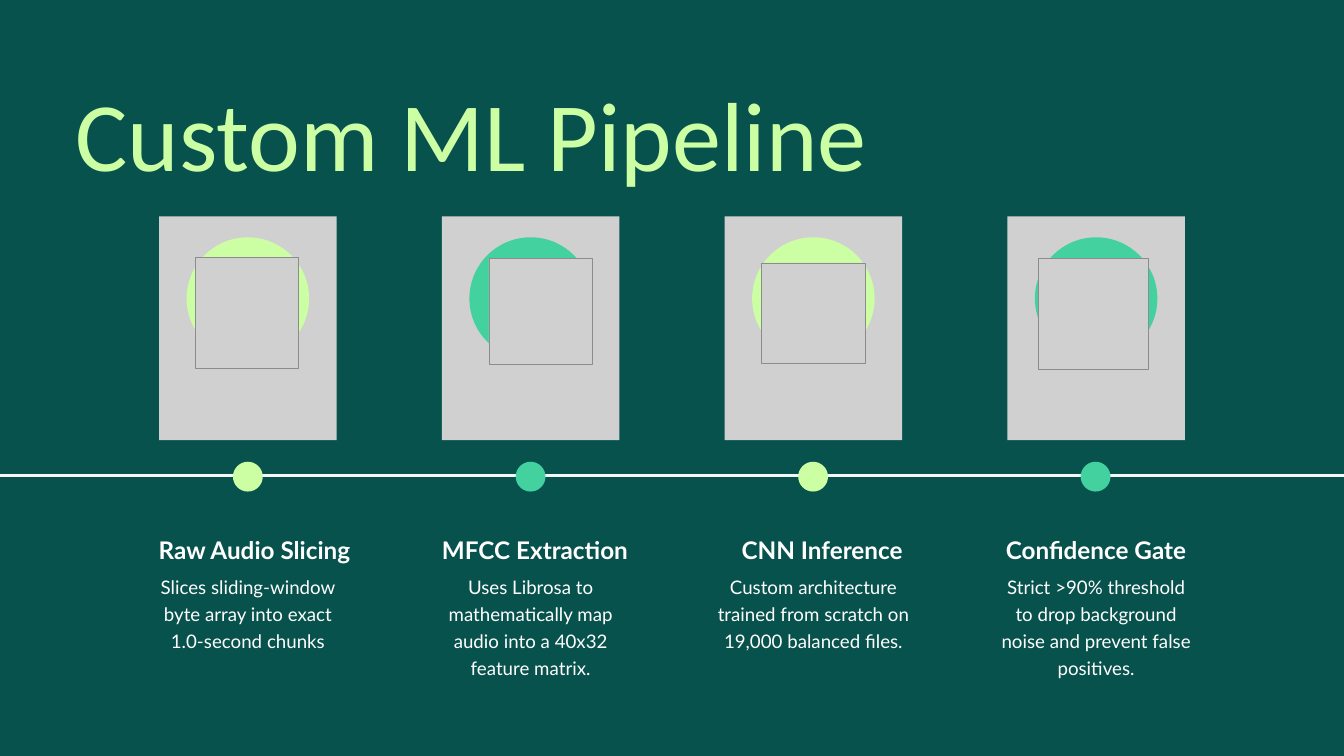
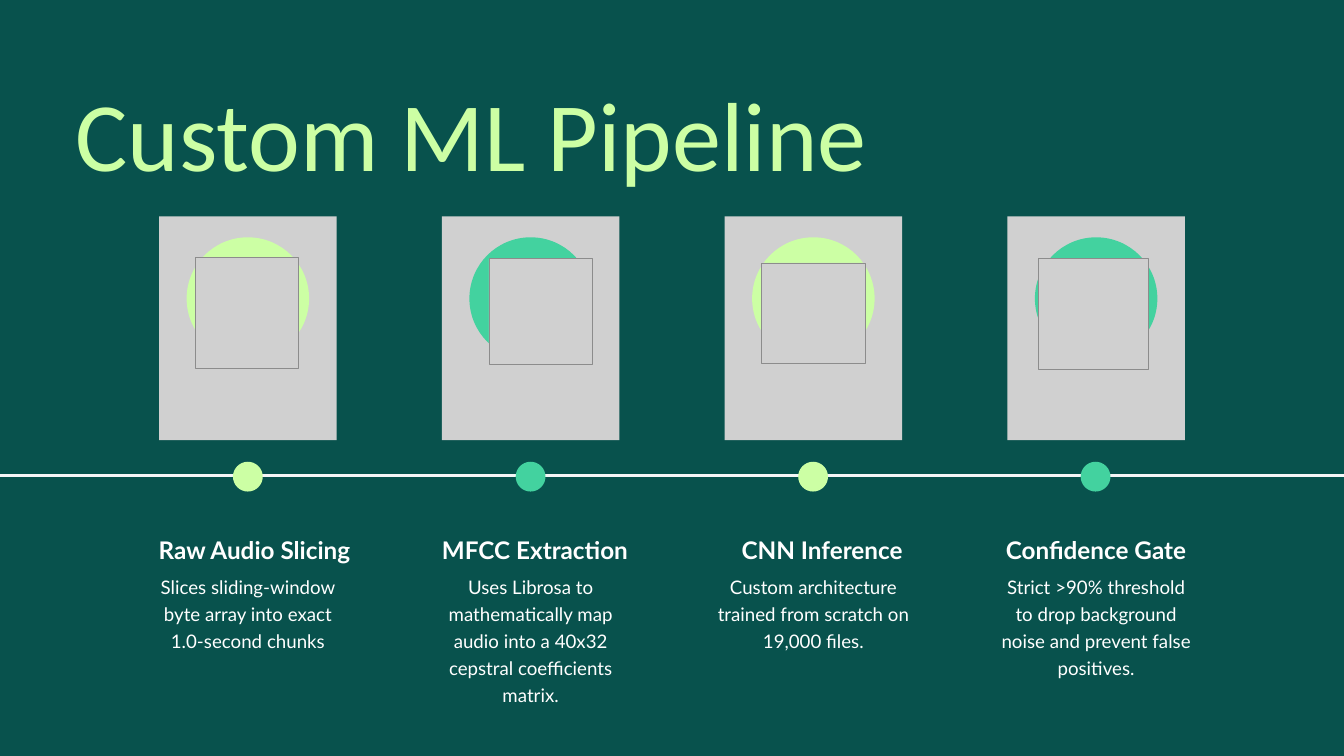
Before and after one commit to fayez33/Concurrent-Voice-Command-Pipeline, a slide deck: slide 3 of Concurrent Voice-Command ML Pipeline.pptx. Drawn at 1344x756 pixels with LibreOffice and Linux fonts; fonts in the diff are those of the drawing; grey boxes stand for pictures. Boxes give left, top, right and bottom in pixels: in the first picture for what was removed or moved away, otherwise in the second. Text is boxed around its words. In the diff, an @@ line names an element or a change of style, - is before the commit and + after.

```diff
--- a/Concurrent Voice-Command ML Pipeline.pptx
+++ b/Concurrent Voice-Command ML Pipeline.pptx
@@ text at [449, 580, 612, 702]: text changed @@
-Uses Librosa to mathematically map audio into a 40x32 feature matrix.
+Uses Librosa to mathematically map audio into a 40x32 cepstral coefficients matrix.
@@ text at [718, 580, 909, 650]: text changed @@
-Custom architecture trained from scratch on 19,000 balanced files.
+Custom architecture trained from scratch on 19,000 files.
```
Also in this commit, not shown: 4 other slides changed, 2 other files.
